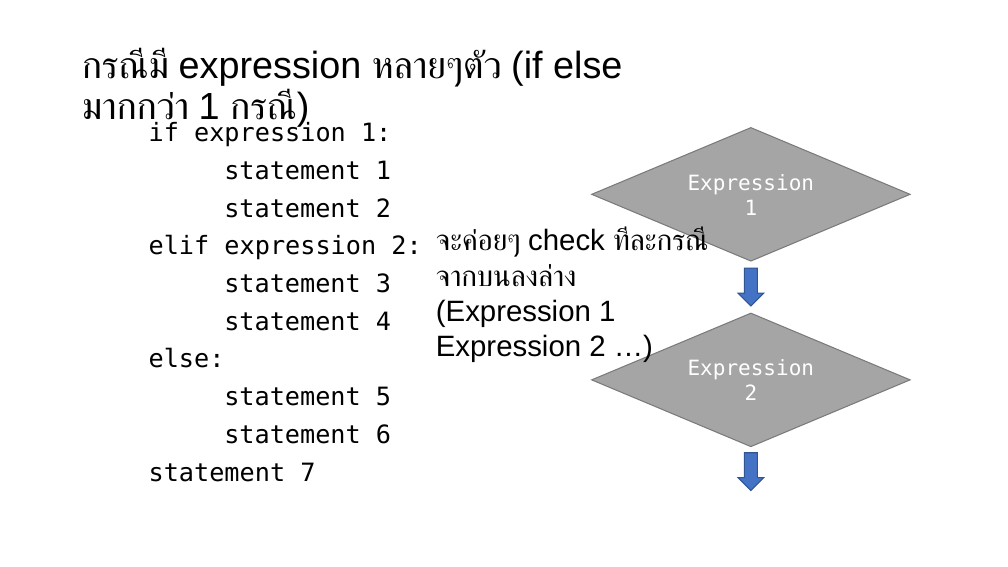
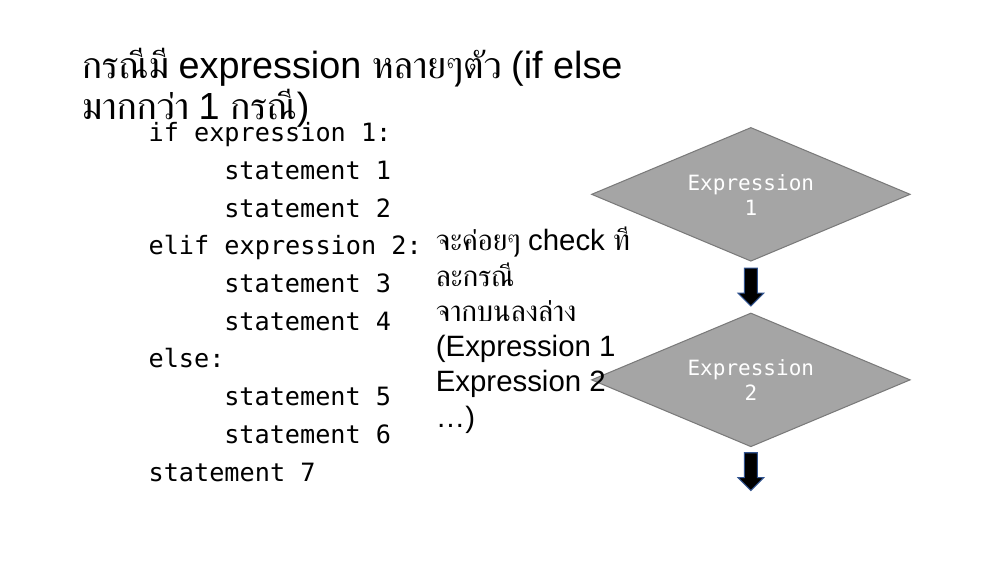
Before and after one commit to Vjumpkung/LetMeTiredPython, a slide deck: slide 9 of slide.pptx. Drawn at 1008x567 pixels with LibreOffice and Linux fonts; fonts in the diff are those of the drawing; background and template pictures are left out. Boxes give left, top, right and bottom in pixels: in the first picture for what was removed or moved away, otherwise in the second. Text is boxed around its words. In the diff, an @@ line names an element or a change of style, - is before the commit and + after.

```diff
--- a/slide.pptx
+++ b/slide.pptx
@@ text "จะค่อยๆ check ทีละกรณี" rewrapped from bbox=[436, 227, 706, 362] to bbox=[436, 227, 630, 397] @@
@@ down arrow at bbox=[738, 268, 764, 306]: fill #4472C4 to #000000 @@
@@ down arrow at bbox=[738, 453, 764, 491]: fill #4472C4 to #000000 @@
```
Also in this commit, not shown: 4 other slides changed, 1 other file.
